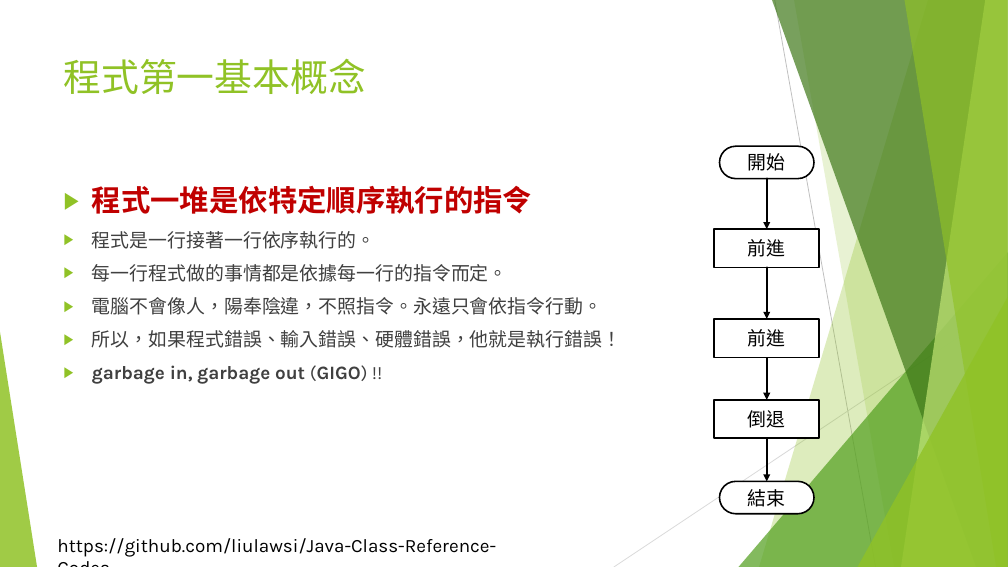
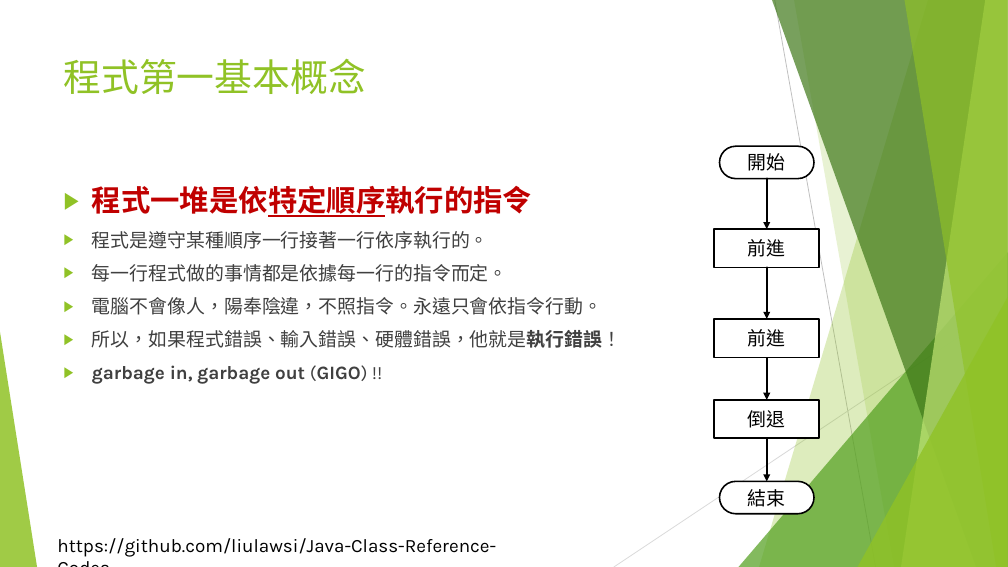
Before and after one commit to liulawsi/My_PPTs, a slide deck: slide 2 of LCC/Java/03_程式語言基本法.pptx. Drawn at 1008x567 pixels with LibreOffice and Linux fonts; fonts in the diff are those of the drawing; background and template pictures are left out. Boxes give left, top, right and bottom in pixels: in the first picture for what was removed or moved away, otherwise in the second. Text is boxed around its words. In the diff, an @@ line names an element or a change of style, - is before the commit and + after.

```diff
--- a/LCC/Java/03_程式語言基本法.pptx
+++ b/LCC/Java/03_程式語言基本法.pptx
@@ text at (x1=92, y1=186, x2=621, y2=348): underline on in "程式一堆是依特定順序執行的指令"; bold on in "所以，如果程式錯誤、輸入錯誤、硬體錯誤，他就是執行錯誤！" @@
@@ text at (x1=92, y1=231, x2=489, y2=249): text changed @@
-▶ 程式是一行接著一行依序執行的。
+▶ 程式是遵守某種順序一行接著一行依序執行的。
```
Also in this commit, not shown: 3 other slides changed, 4 slides added, 7 other files.
